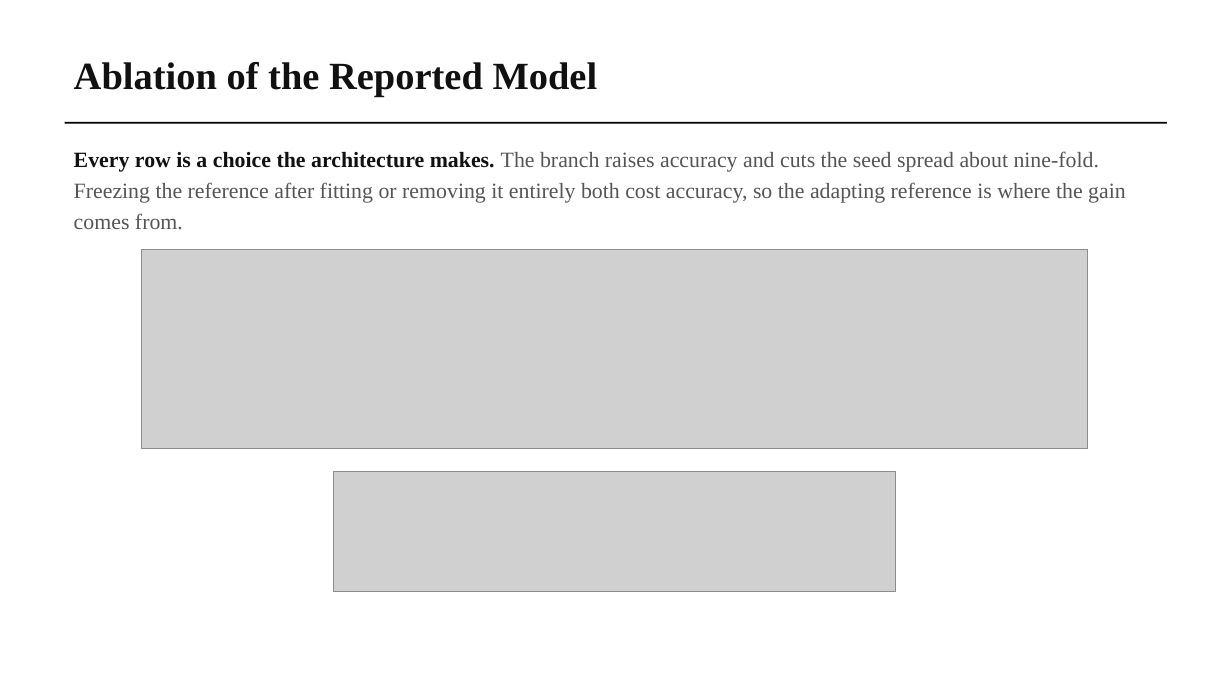
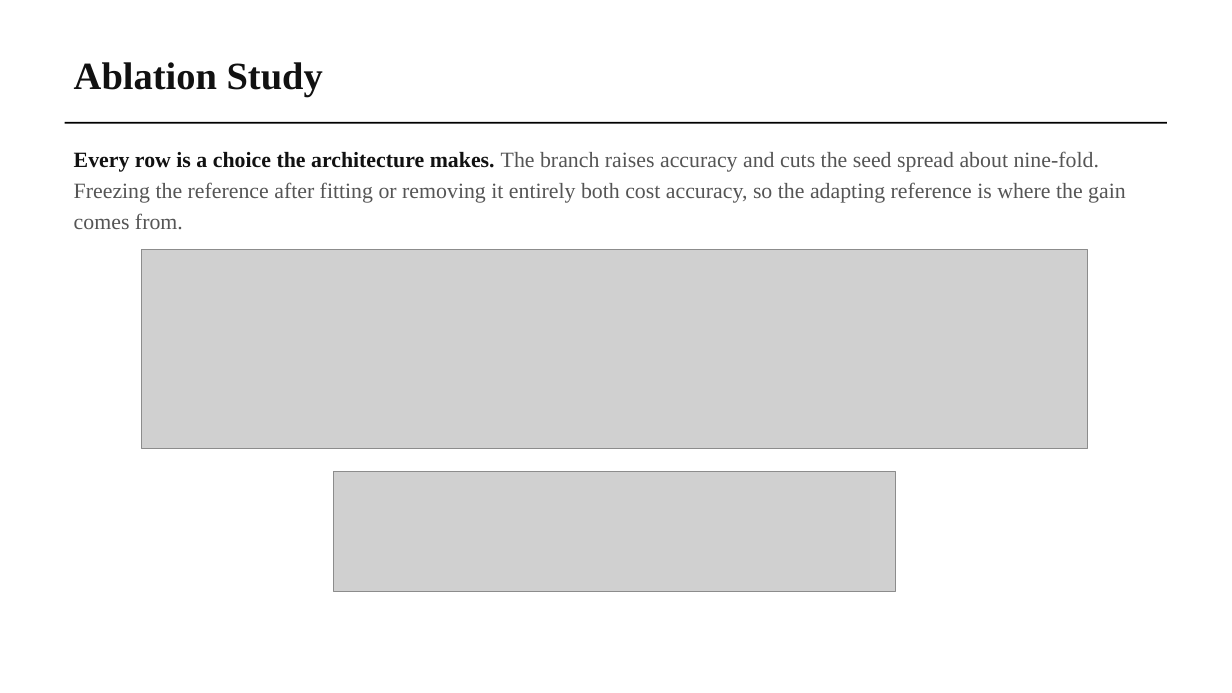
Before and after one commit to wshuv-o/calmnet, a slide deck: slide 18 of presentation/CALM-Net_final_presentation.pptx. Drawn at 1232x693 pixels with LibreOffice and Linux fonts; fonts in the diff are those of the drawing; grey boxes stand for pictures. Boxes give left, top, right and bottom in pixels: in the first picture for what was removed or moved away, otherwise in the second. Text is boxed around its words. In the diff, an @@ line names an element or a change of style, - is before the commit and + after.

```diff
--- a/presentation/CALM-Net_final_presentation.pptx
+++ b/presentation/CALM-Net_final_presentation.pptx
@@ text at box(74, 62, 323, 97): text changed @@
-Ablation of the Reported Model
+Ablation Study
```
Also in this commit, not shown: 13 other slides changed, 2 other files.
